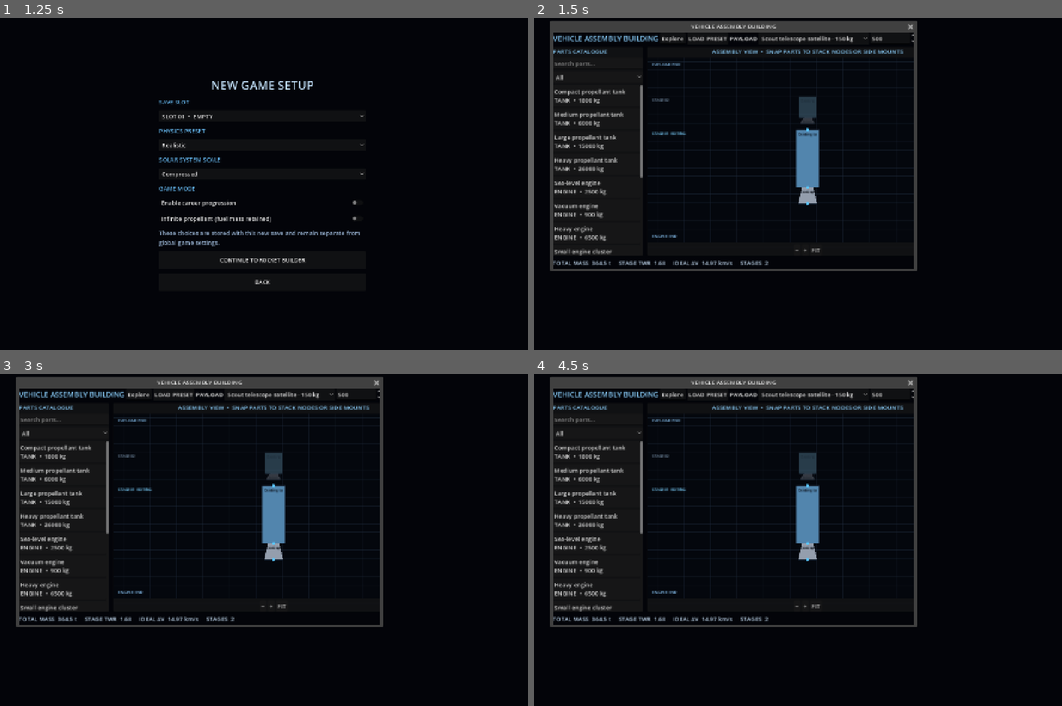
Above: before the commit, frames 1-4 (two rows, left to right).
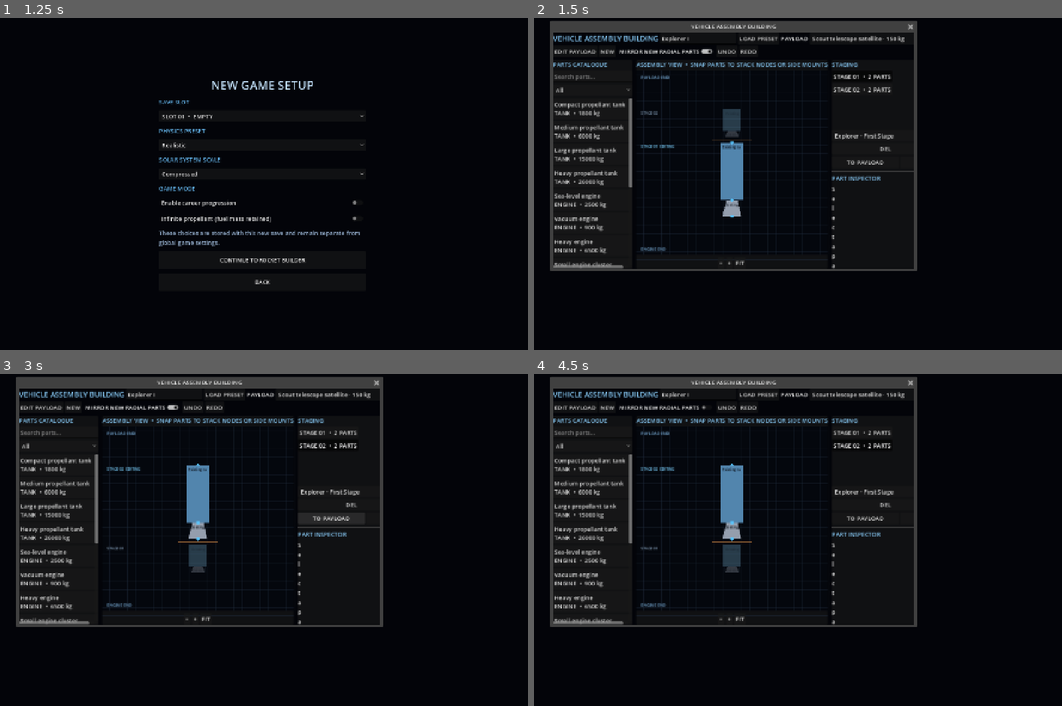
Above: after the commit, the same moments.

Repository: Blagos1195/Gravity-simulator
Game: Godot game, scene res://scenes/main.tscn
Same seed, same stepped clock (60 frames per second), same inputs: the game is played once before the commit and once after it.
Inputs (mouse positions are in pixels of both pictures, inside the frame that each line leads up to):
- Up to frame 1 (1.25 s): click "NEW GAME" at 0.5 s
- Up to frame 2 (1.5 s): click "CONTINUE TO ROCKET BUILDER" at 1.25 s
- Up to frame 3 (3 s): click (475, 493) at 2 s, where only the run before the commit has a clickable "MOVE TOWARD PAYLOAD"; click (332, 520) at 2.75 s, where only the run after the commit has a clickable "TO PAYLOAD"
- Up to frame 4 (4.5 s): click (935, 520) at 3.5 s, where only the run after the commit has a clickable "TO ENGINE"; click "MIRROR NEW RADIAL PARTS" at 4.25 s

Frame 1 is identical in both runs. In frame 2, 8.7% of the frame differs, in the area x 3-72%, y 5-76%; in frame 3, 9.0%; in frame 4, 8.7%.

Commit message:
Fix VAB responsive header and staging controls

Diff:
--- a/Gravity/scripts/rocket_builder.gd
+++ b/Gravity/scripts/rocket_builder.gd
@@ -241,13 +241,15 @@
 	root.add_theme_constant_override("margin_top", 10)
 	root.add_theme_constant_override("margin_bottom", 10)
 	add_child(root)
-	var header := HBoxContainer.new()
+	var header := VBoxContainer.new()
 	root.add_child(header)
+	var header_primary := HBoxContainer.new()
+	header.add_child(header_primary)
 	var title_label := Label.new()
 	title_label.text = "VEHICLE ASSEMBLY BUILDING"
 	title_label.add_theme_color_override("font_color", Color(0.55, 0.82, 1.0))
 	title_label.add_theme_font_size_override("font_size", 20)
-	header.add_child(title_label)
+	header_primary.add_child(title_label)
 	var name_input := LineEdit.new()
 	name_input.size_flags_horizontal = Control.SIZE_EXPAND_FILL
 	name_input.placeholder_text = "Vehicle name"
@@ -256,15 +258,15 @@
 		design["name"] = value
 		_emit_design()
 	)
-	header.add_child(name_input)
+	header_primary.add_child(name_input)
 	_vehicle_name = name_input
 	var preset_button := Button.new()
 	preset_button.text = "LOAD PRESET"
 	preset_button.pressed.connect(_show_preset_dialog)
-	header.add_child(preset_button)
+	header_primary.add_child(preset_button)
 	var payload_label := Label.new()
 	payload_label.text = "PAYLOAD"
-	header.add_child(payload_label)
+	header_primary.add_child(payload_label)
 	var payload_selector := OptionButton.new()
 	payload_selector.custom_minimum_size.x = 180
 	var payload_options := RocketDesign.payload_options()
@@ -287,7 +289,7 @@
 		_emit_design()
 		_refresh_stats()
 	)
-	header.add_child(payload_selector)
+	header_primary.add_child(payload_selector)
 	_payload_selector = payload_selector
 	var payload_limits := RocketDesign.payload_mass_limits()
 	var payload_mass_input := SpinBox.new()
@@ -303,12 +305,14 @@
 		_refresh_stats()
 		_emit_design()
 	)
-	header.add_child(payload_mass_input)
+	header_primary.add_child(payload_mass_input)
 	_payload_mass_input = payload_mass_input
+	var header_actions := HBoxContainer.new()
+	header.add_child(header_actions)
 	var payload_edit := Button.new()
 	payload_edit.text = "EDIT PAYLOAD"
 	payload_edit.pressed.connect(func(): payload_edit_requested.emit())
-	header.add_child(payload_edit)
+	header_actions.add_child(payload_edit)
 	var new_vehicle := Button.new()
 	new_vehicle.text = "NEW"
 	new_vehicle.tooltip_text = "Start a blank vehicle design"
@@ -319,7 +323,7 @@
 		selected_component_index = -1
 		_changed()
 	)
-	header.add_child(new_vehicle)
+	header_actions.add_child(new_vehicle)
 	var mirror := CheckButton.new()
 	mirror.text = "MIRROR NEW RADIAL PARTS"
 	mirror.button_pressed = true
@@ -328,22 +332,22 @@
 		if is_instance_valid(_canvas):
 			_canvas.set_meta("mirror_enabled", enabled)
 	)
-	header.add_child(mirror)
+	header_actions.add_child(mirror)
 	_mirror_button = mirror
 	var undo_button := Button.new()
 	undo_button.text = "UNDO"
 	undo_button.pressed.connect(_undo_change)
-	header.add_child(undo_button)
+	header_actions.add_child(undo_button)
 	var redo_button := Button.new()
 	redo_button.text = "REDO"
 	redo_button.pressed.connect(_redo_change)
-	header.add_child(redo_button)
+	header_actions.add_child(redo_button)
 	var workspace := HSplitContainer.new()
 	workspace.size_flags_vertical = Control.SIZE_EXPAND_FILL
 	workspace.size_flags_horizontal = Control.SIZE_EXPAND_FILL
 	root.add_child(workspace)
 	var parts_panel := PanelContainer.new()
-	parts_panel.custom_minimum_size.x = 245.0
+	parts_panel.custom_minimum_size.x = 215.0
 	workspace.add_child(parts_panel)
 	var parts_column := VBoxContainer.new()
 	parts_column.add_theme_constant_override("separation", 6)
@@ -418,7 +422,7 @@
 	canvas_tools.add_child(fit)
 	center_column.add_child(canvas_tools)
 	var right_panel := PanelContainer.new()
-	right_panel.custom_minimum_size.x = 285.0
+	right_panel.custom_minimum_size.x = 270.0
 	workspace.add_child(right_panel)
 	var right_column := VBoxContainer.new()
 	right_column.add_theme_constant_override("separation", 6)
@@ -433,7 +437,8 @@
 	right_column.add_child(stage_scroll)
 	_stage_list = VBoxContainer.new()
 	stage_scroll.add_child(_stage_list)
-	var stage_tools := HBoxContainer.new()
+	var stage_tools := GridContainer.new()
+	stage_tools.columns = 3
 	right_column.add_child(stage_tools)
 	var stage_options := OptionButton.new()
 	stage_options.size_flags_horizontal = Control.SIZE_EXPAND_FILL
@@ -467,12 +472,14 @@
 	var move_stage_row := HBoxContainer.new()
 	right_column.add_child(move_stage_row)
 	var stage_up := Button.new()
-	stage_up.text = "MOVE TOWARD PAYLOAD"
+	stage_up.text = "TO PAYLOAD"
+	stage_up.tooltip_text = "Move selected stage toward the payload"
 	stage_up.size_flags_horizontal = Control.SIZE_EXPAND_FILL
 	stage_up.pressed.connect(func(): _move_stage(1))
 	move_stage_row.add_child(stage_up)
 	var stage_down := Button.new()
-	stage_down.text = "MOVE TOWARD ENGINE"
+	stage_down.text = "TO ENGINE"
+	stage_down.tooltip_text = "Move selected stage toward the engine"
 	stage_down.size_flags_horizontal = Control.SIZE_EXPAND_FILL
 	stage_down.pressed.connect(func(): _move_stage(-1))
 	move_stage_row.add_child(stage_down)
